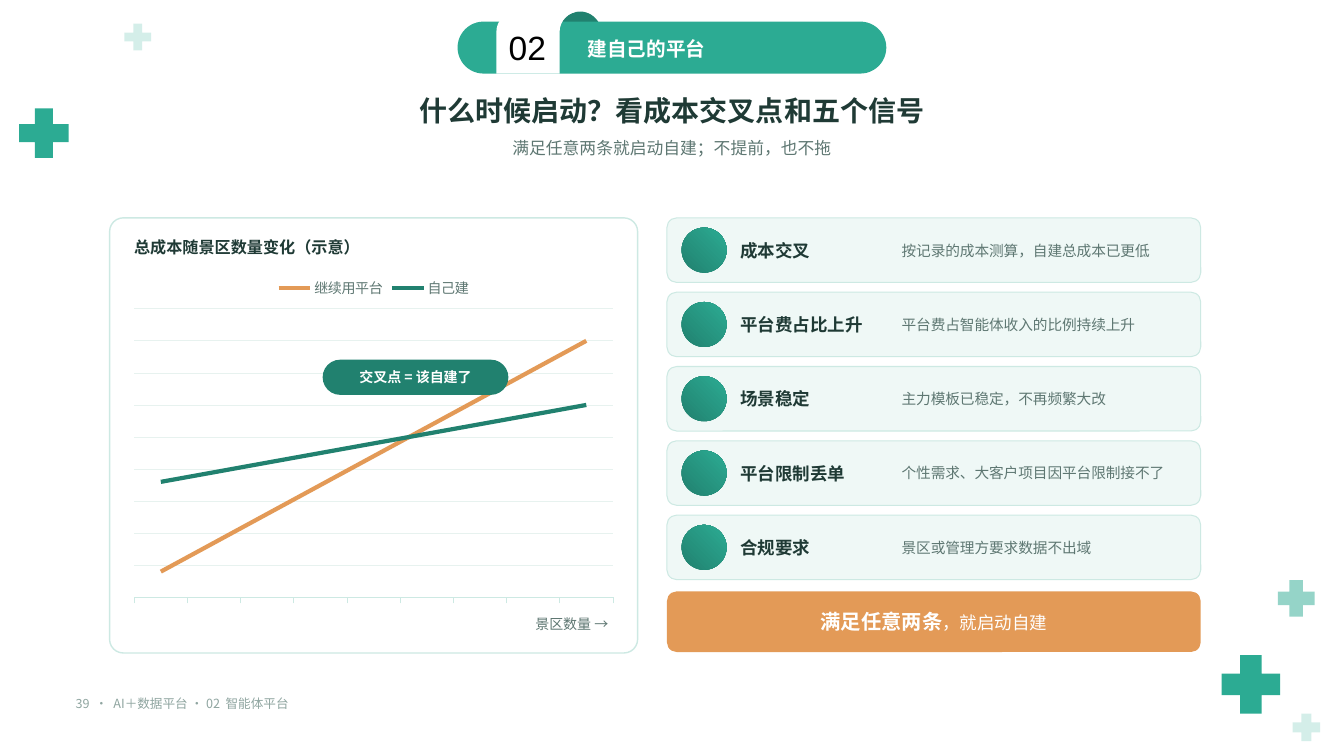
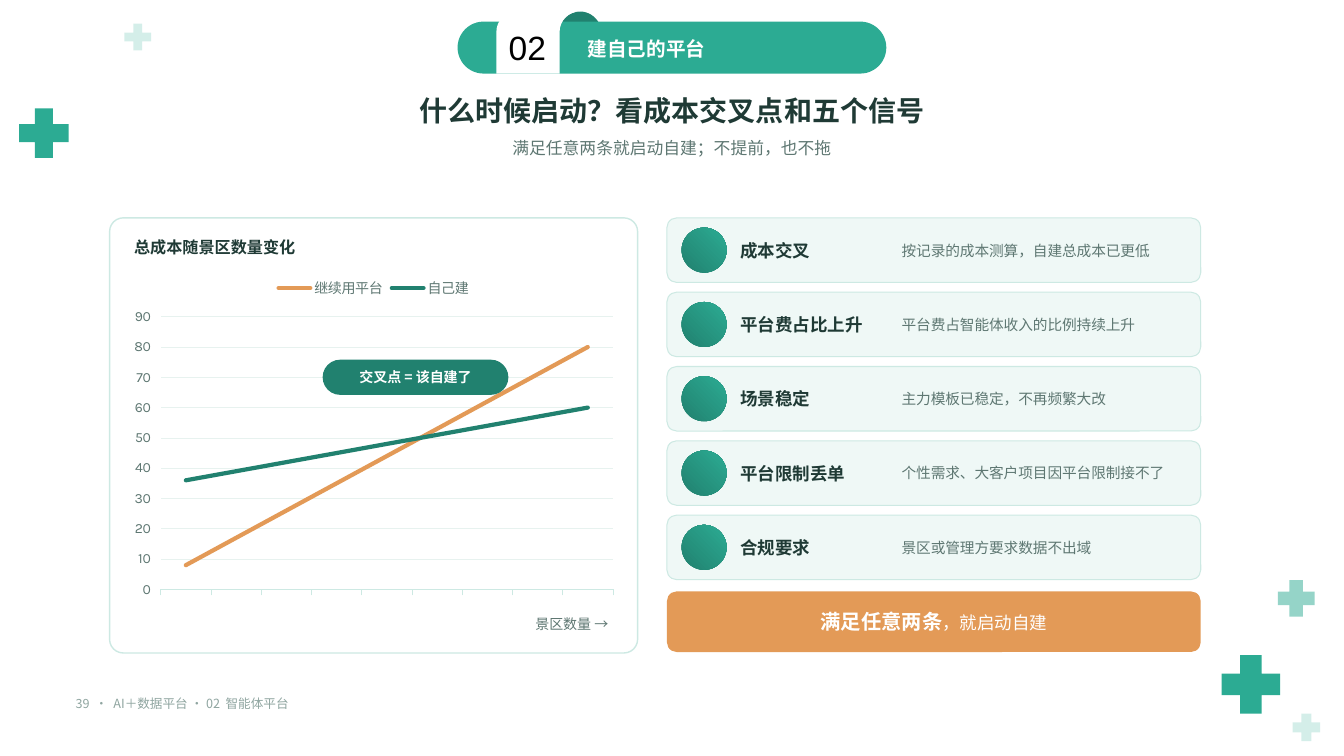
Before and after one commit to keanying/relevance, a slide deck: slide 39 of AI＋数据平台_老板汇报_青绿模板.pptx. Drawn at 1344x756 pixels with LibreOffice and Linux fonts; fonts in the diff are those of the drawing; background and template pictures are left out. Boxes give left, top, right and bottom in pixels: in the first picture for what was removed or moved away, otherwise in the second. Text is boxed around its words. In the diff, an @@ line names an element or a change of style, - is before the commit and + after.

```diff
--- a/AI＋数据平台_老板汇报_青绿模板.pptx
+++ b/AI＋数据平台_老板汇报_青绿模板.pptx
@@ text at (134, 239, 295, 255): text changed @@
-总成本随景区数量变化（示意）
+总成本随景区数量变化
@@ line chart at (124, 267, 623, 605) @@
-继续用平台: 10, 21, 32, 44, 55, 66, 78, 89, 100
+继续用平台: 8, 17, 26, 35, 44, 53, 62, 71, 80
-自己建: 45, 49, 52, 56, 60, 64, 68, 71, 75
+自己建: 36, 39, 42, 45, 48, 51, 54, 57, 60
@@ legend changed @@
@@ category axis changed @@
@@ value axis changed @@
```
Also in this commit, not shown: 8 other slides changed.
